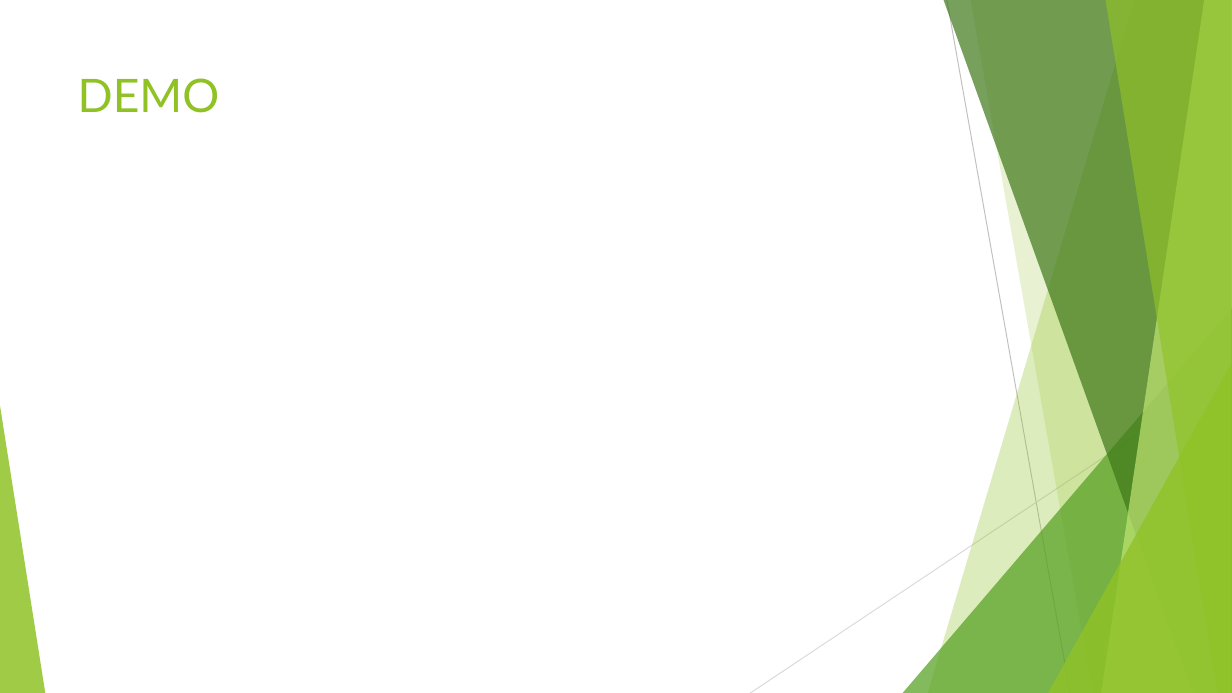
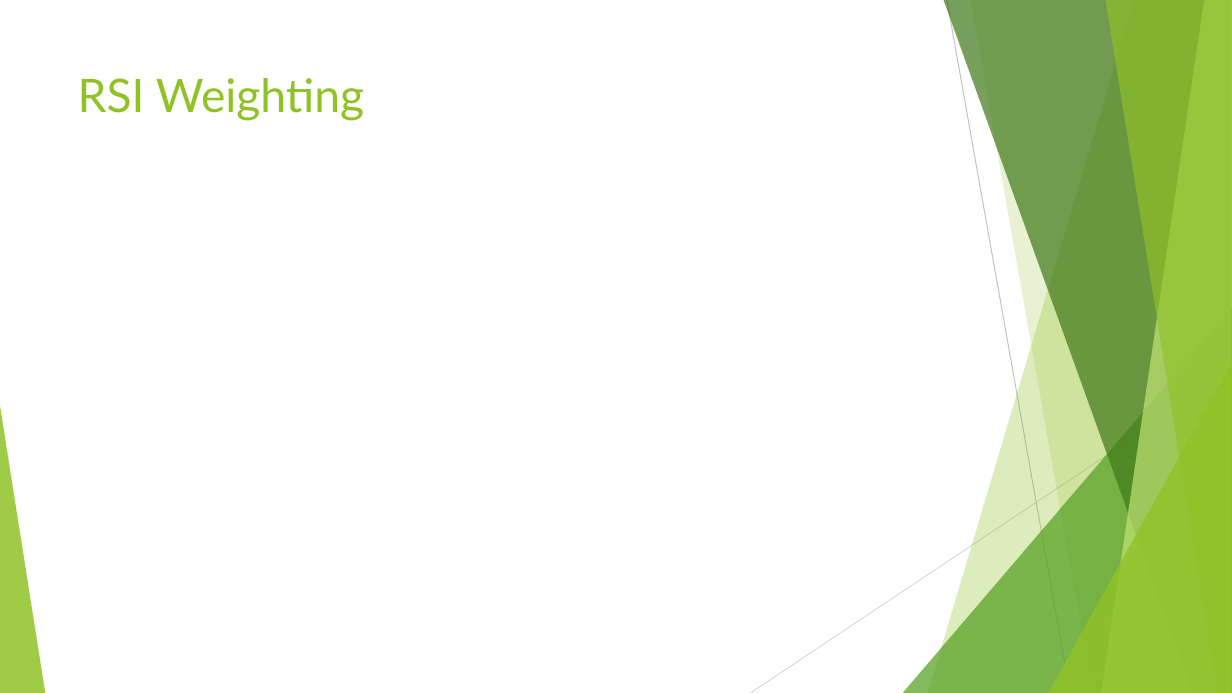
Before and after one commit to Charmendar/ComputeFinance_Presnstation, a slide deck: slide 9 of Technical Analysis-comparison.pptx. Drawn at 1232x693 pixels with LibreOffice and Linux fonts; fonts in the diff are those of the drawing; grey boxes stand for pictures. Boxes give left, top, right and bottom in pixels: in the first picture for what was removed or moved away, otherwise in the second. Text is boxed around its words. In the diff, an @@ line names an element or a change of style, - is before the commit and + after.

Commit message:
pptx updated

```diff
--- a/Technical Analysis-comparison.pptx
+++ b/Technical Analysis-comparison.pptx
@@ title at [78,78,364,121]: text changed @@
-DEMO
+RSI Weighting
```
Also in this commit, not shown: 2 other slides changed.
